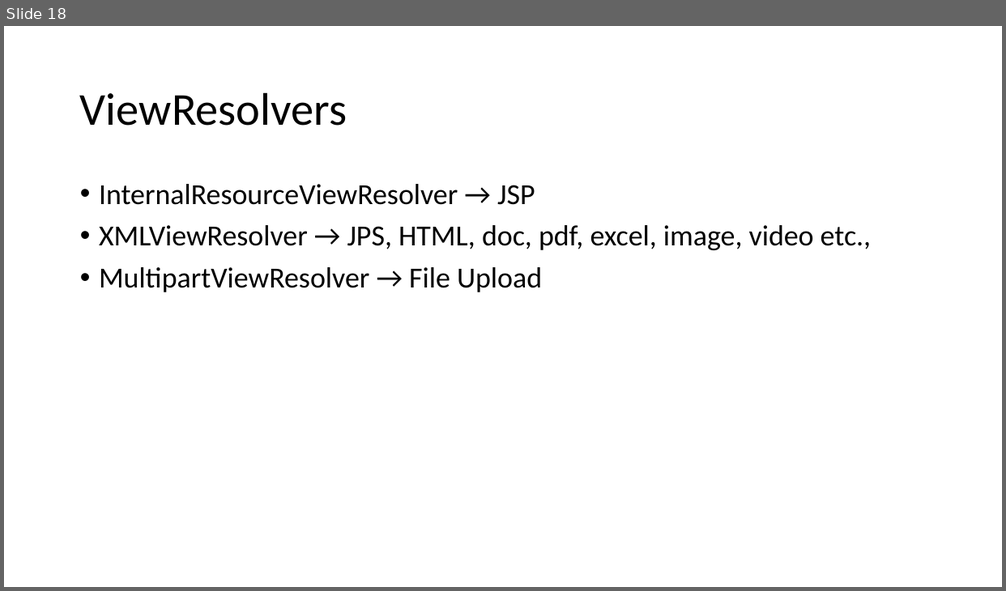
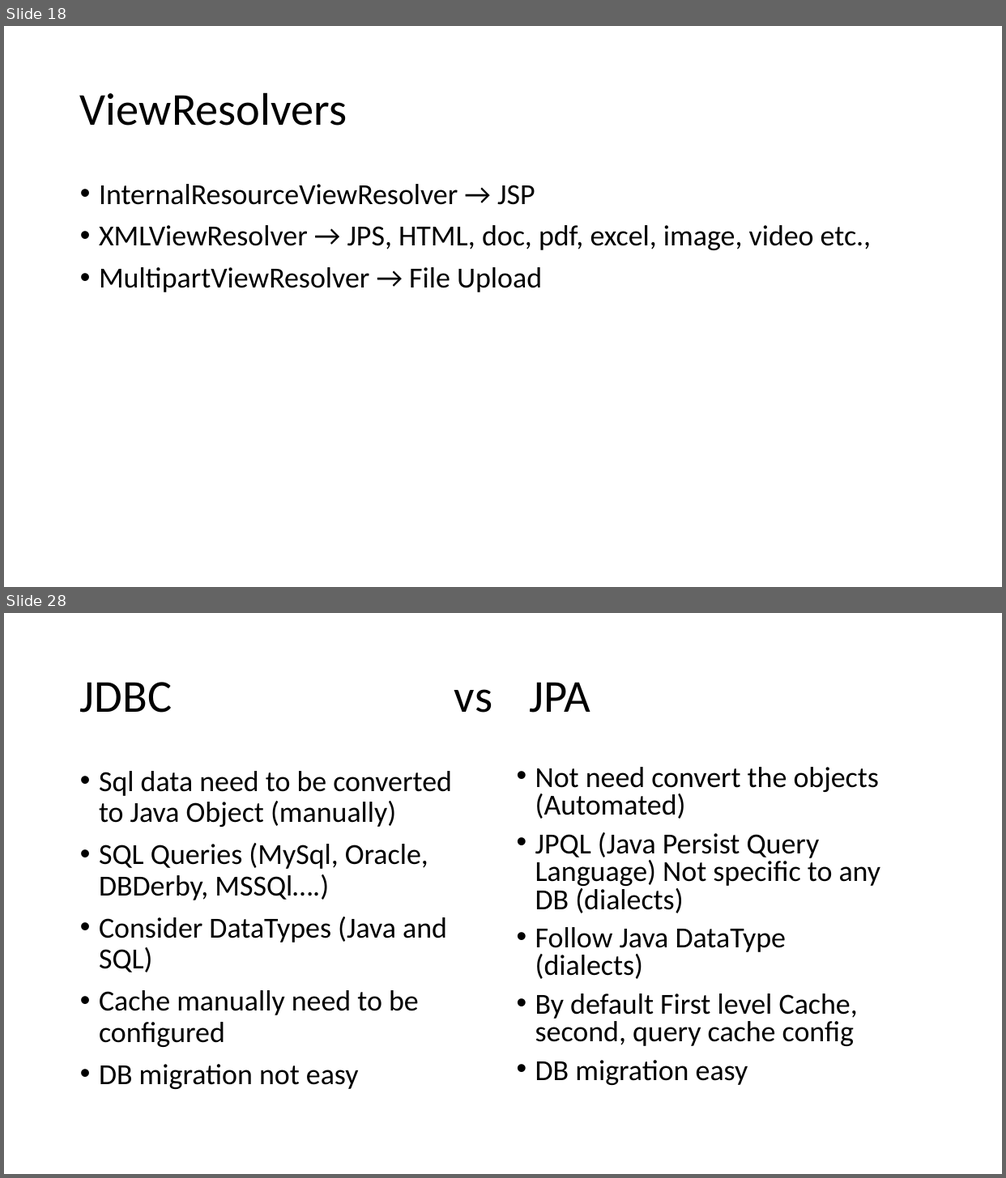
Before and after one commit to sharmilasimhadri/pod_trg, a slide deck: notes.pptx. Shown one above the other, each under a label of ours: slide 18 before the commit, slides 18 and 28 after it; the slides between them are not shown. The pictures are 1006x591 and 1006x1178 pixels, drawn with LibreOffice and Linux fonts; fonts in the diff are those of the drawing. Boxes give left, top, right and bottom in pixels: in the first picture for what was removed or moved away, otherwise in the second. Text is boxed around its words. In the diff, an @@ line names an element or a change of style, - is before the commit and + after.

```diff
--- a/notes.pptx
+++ b/notes.pptx
@@ slide 28 added at [4, 613, 1002, 1174], background #FFFFFF @@
@@ title added at [80, 682, 590, 713], 44 pt, text #000000 @@
+JDBC vs JPA
@@ text added at [99, 771, 452, 1089], 28 pt, text #000000 @@
+• Sql data need to be converted to Java Object (manually)
+• SQL Queries (MySql, Oracle, DBDerby, MSSQl….)
+• Consider DataTypes (Java and SQL)
+• Cache manually need to be configured
+• DB migration not easy
@@ text added at [535, 767, 881, 1085], 28 pt, text #000000 @@
+• Not need convert the objects (Automated)
+• JPQL (Java Persist Query Language) Not specific to any DB (dialects)
+• Follow Java DataType (dialects)
+• By default First level Cache, second, query cache config
+• DB migration easy
```
Also in this commit, not shown: 2 slides changed, 13 other slides added, 1 other file.
